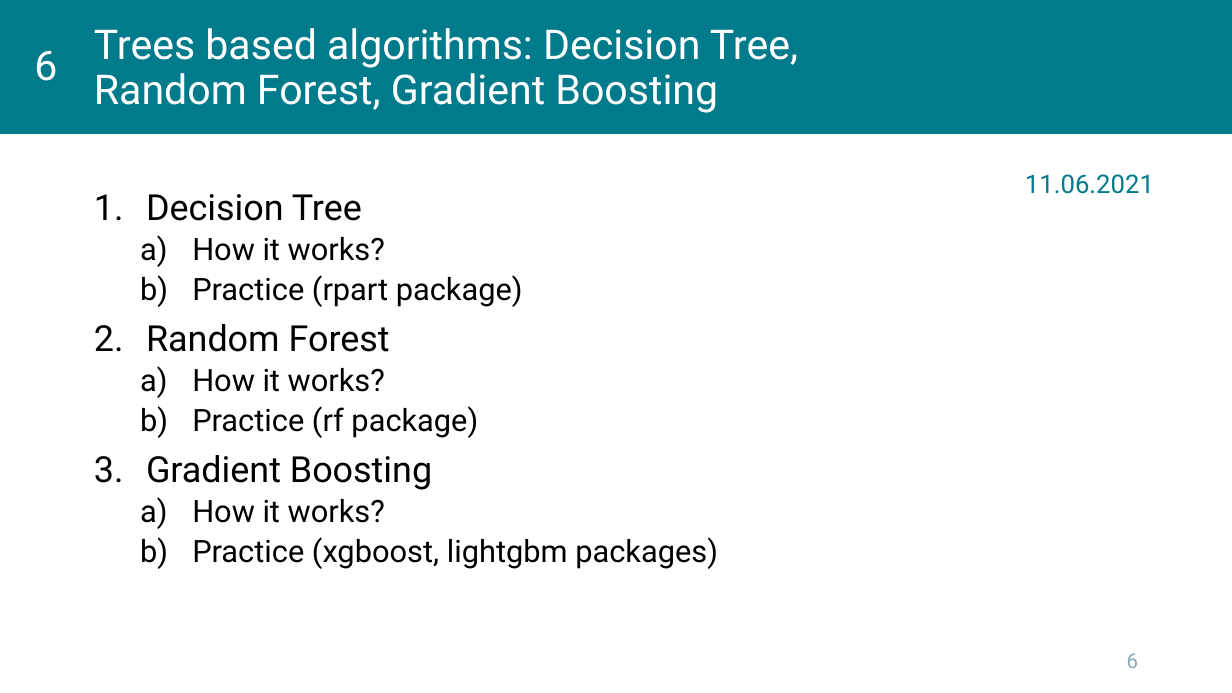
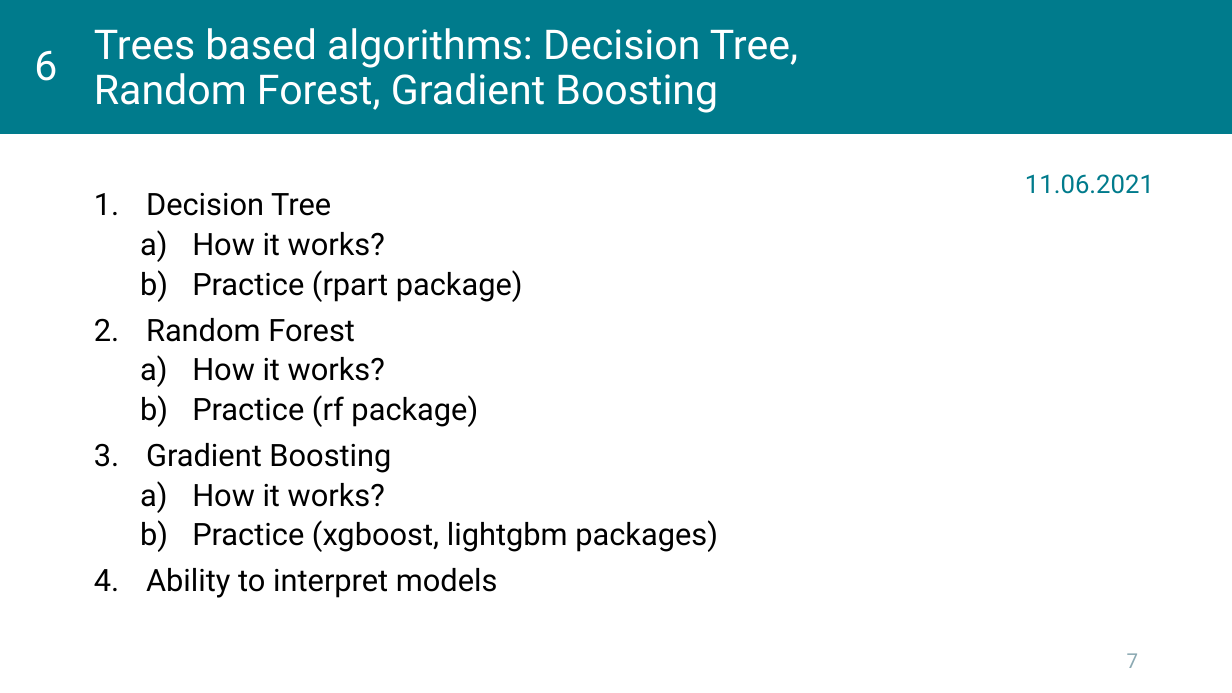
Before and after one commit to kleban/r-course-eng, a slide deck: slide 7 of pptx/00_Course.pptx (slide 6 before the commit). Drawn at 1232x693 pixels with LibreOffice and Linux fonts; fonts in the diff are those of the drawing; background and template pictures are left out. Boxes give left, top, right and bottom in pixels: in the first picture for what was removed or moved away, otherwise in the second. Text is boxed around its words. In the diff, an @@ line names an element or a change of style, - is before the commit and + after.

```diff
--- a/pptx/00_Course.pptx
+++ b/pptx/00_Course.pptx
@@ text at box(146, 193, 391, 473): size 28 to 24 pt in "Decision Tree", "Random Forest", "Gradient Boosting" @@
@@ text at box(146, 568, 498, 598): paragraph added @@
+4. Ability to interpret models
@@ page number at box(1127, 653, 1139, 668): text changed @@
-6
+7
```
Also in this commit, not shown: 7 other slides changed, 1 slide added.
